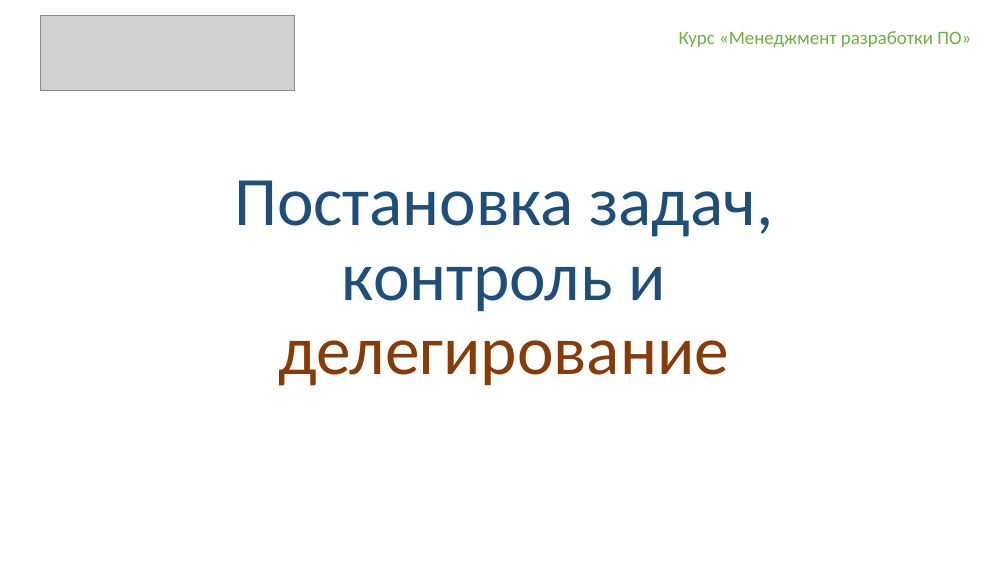
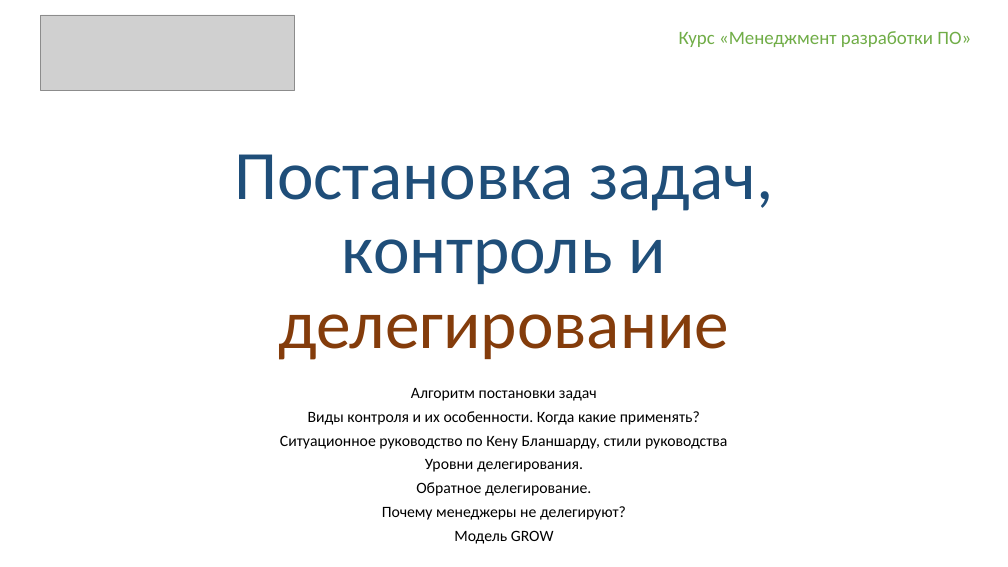
Before and after one commit to xtrueman/soft_dev_mgmt_course, a slide deck: slide 1 of slides/TaskDelegation.pptx. Drawn at 1008x567 pixels with LibreOffice and Linux fonts; fonts in the diff are those of the drawing; grey boxes stand for pictures. Boxes give left, top, right and bottom in pixels: in the first picture for what was removed or moved away, otherwise in the second. Text is boxed around its words. In the diff, an @@ line names an element or a change of style, - is before the commit and + after.

```diff
--- a/slides/TaskDelegation.pptx
+++ b/slides/TaskDelegation.pptx
@@ title "Постановка задач, контроль и делегирование": place and size @@
-title "Постановка задач, контроль и делегирование" at (234,180,774,386)
+title "Постановка задач, контроль и делегирование" at (234,154,774,360)
@@ subtitle added at (280,388,727,544), 15 pt, text #000000 @@
+Алгоритм постановки задач
+Виды контроля и их особенности. Когда какие применять?
+Ситуационное руководство по Кену Бланшарду, стили руководства
+Уровни делегирования.
+Обратное делегирование.
+Почему менеджеры не делегируют?
+Модель GROW
```
Also in this commit, not shown: 1 other slide changed, 4 other files.
